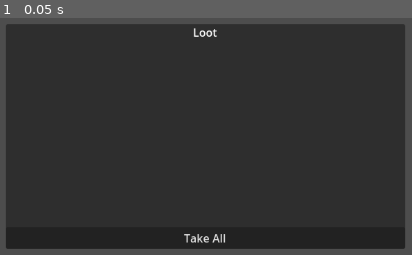
Above: before the commit, frame 1.
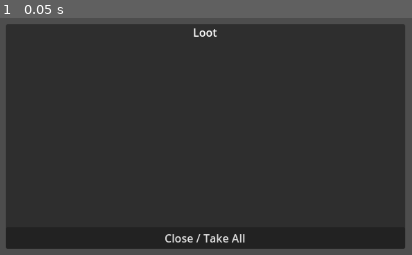
Above: after the commit, the same moment.

Repository: sxfoster/auto-battler
Game: Godot game, scene res://scenes/LootPanel.tscn
The game is run twice, just before and just after one commit, with the same random seed, the same clock (stepped at 60 frames per second) and the same inputs. This scene is started directly instead of the project's main scene.
Inputs:
- Up to frame 1 (0.05 s): no input

The runs differ from the first frame. In frame 1, 0.4% of the frame differs, in the area x 40-60%, y 91-95%.
Error before the commit: Parse Error: Used space character for indentation instead of tab as used before in the file. (res://scripts/ui/LootPanel.gd:102)
Error after the commit: Cannot call method 'get_children' on a null value. (res://scripts/ui/LootPanel.gd:42)

Commit message:
Fix parse errors in GDScripts

Diff:
--- a/auto-battler/scripts/combat/CombatManager.gd
+++ b/auto-battler/scripts/combat/CombatManager.gd
@@ -35,8 +35,9 @@
         source_data = data_resource
         is_player_side = is_player
         # Ensure assigned_cards is always an array, even if empty
-        assigned_cards = data_resource.get("assigned_cards" if is_player else "abilities", [])
-        current_hp = data_resource.get("base_hp", 10) # Default to 10 HP if not specified
+        var card_key = is_player ? "assigned_cards" : "abilities"
+        assigned_cards = data_resource.get(card_key) ?? []
+        current_hp = data_resource.get("base_hp") ?? 10 # Default to 10 HP if not specified
         # Note: Initial fatigue, hunger, thirst from source_data are not directly used by Combatant during combat itself.
         # They are more relevant for the PostBattleManager or overall GameManager.
 
@@ -48,7 +49,8 @@
         return card
 
     func get_name() -> String:
-        return source_data.get("character_name" if is_player_side else "enemy_name", "Unknown Combatant")
+        var name_key = is_player_side ? "character_name" : "enemy_name"
+        return source_data.get(name_key) ?? "Unknown Combatant"
 
 func _ready() -> void:
     # Potential future use: Connect to UI signals if a combat UI scene is directly managed here.
@@ -139,7 +141,9 @@
 
     # Sort by speed (higher speed goes first)
     # Assumes combatants have a 'speed_modifier' or similar attribute in their source_data
-    turn_order.sort_custom(func(a, b): return a.source_data.get("speed_modifier", 0) > b.source_data.get("speed_modifier", 0))
+    turn_order.sort_custom(func(a, b):
+        return (a.source_data.get("speed_modifier") ?? 0) > (b.source_data.get("speed_modifier") ?? 0)
+    )
 
     var turn_order_names = []
     for c in turn_order: turn_order_names.append(c.get_name())
@@ -177,7 +181,8 @@
         potential_targets = _get_living_combatants(party_members)
 
     if potential_targets.is_empty():
-        _log(actor.get_name() + " has no valid targets for " + card_to_play.get("card_name", "Unknown Card"))
+        var card_name = card_to_play.get("card_name") ?? "Unknown Card"
+        _log(actor.get_name() + " has no valid targets for " + card_name)
         return
 
     # Select actual target(s) based on card properties and AI/rules
@@ -191,14 +196,15 @@
     for t in actual_targets:
         target_names.append(t.get_name())
 
+    var play_name = card_to_play.get("card_name") ?? "a card"
     _log("%s uses %s on %s" % [
         actor.get_name(),
-        card_to_play.get("card_name", "a card"),
+        play_name,
         ", ".join(target_names)
     ])
     # Detailed card effect resolution here (damage, healing, status application)
     # Example: Apply damage from card
-    var damage = card_to_play.get("damage_amount", actor.source_data.get("base_attack", 1))
+    var damage = card_to_play.get("damage_amount") ?? (actor.source_data.get("base_attack") ?? 1)
     if damage > 0:
         for target_combatant in actual_targets:
             target_combatant.current_hp -= damage
@@ -256,7 +262,7 @@
     var final_state_array: Array[Dictionary] = []
     for member_combatant in party_members:
         var state = {
-            "source_data_id": member_combatant.source_data.get("id", "unknown_id"), # Assuming source_data has an ID
+            "source_data_id": member_combatant.source_data.get("id") ?? "unknown_id", # Assuming source_data has an ID
             "current_hp": member_combatant.current_hp,
             "statuses": member_combatant.statuses.duplicate(true) # Deep copy statuses
             # Add other relevant data like remaining card uses, etc., if needed by PostBattleManager
@@ -276,7 +282,7 @@
             if enemy_combatant.source_data.has("loot_table"):
                 for item_resource in enemy_combatant.source_data.loot_table:
                     loot_gained.append(item_resource) # Assuming items are resources
-            xp_gained += enemy_combatant.source_data.get("xp_value", 10) # Default 10 XP
+            xp_gained += enemy_combatant.source_data.get("xp_value") ?? 10 # Default 10 XP
     _log("Loot gained: %s, XP gained: %d" % [str(loot_gained.size()) + " items" if not loot_gained.is_empty() else "None", xp_gained])
 
 
@@ -315,9 +321,9 @@
 func _apply_survival_penalties() -> void:
     for member in party_members:
         if member.source_data:
-            member.source_data.fatigue = member.source_data.get("fatigue", 0) + 1
-            member.source_data.hunger = member.source_data.get("hunger", 0) + 1
-            member.source_data.thirst = member.source_data.get("thirst", 0) + 1
+            member.source_data.fatigue = (member.source_data.get("fatigue") ?? 0) + 1
+            member.source_data.hunger = (member.source_data.get("hunger") ?? 0) + 1
+            member.source_data.thirst = (member.source_data.get("thirst") ?? 0) + 1
 
 
 # --- Functions to be removed or refactored from original ---
--- a/auto-battler/scripts/skeletons/CombatManager.gd
+++ b/auto-battler/scripts/skeletons/CombatManager.gd
@@ -1,7 +1,7 @@
 # CombatManager.gd
 # Skeleton for automated combat resolution.
 
-class_name CombatManager
+class_name CombatManagerSkeleton
 extends Node
 
 ## Signals emitted when combat ends.
--- a/auto-battler/scripts/skeletons/DungeonMapManager.gd
+++ b/auto-battler/scripts/skeletons/DungeonMapManager.gd
@@ -1,7 +1,7 @@
 # DungeonMapManager.gd
 # Skeleton for navigating the procedural dungeon map.
 
-class_name DungeonMapManager
+class_name DungeonMapManagerSkeleton
 extends Control
 
 ## Transition signals for GameManager.
--- a/auto-battler/scripts/skeletons/GameManager.gd
+++ b/auto-battler/scripts/skeletons/GameManager.gd
@@ -1,7 +1,7 @@
 # GameManager.gd
 # Skeleton orchestrating the overall game flow and scene transitions.
 
-class_name GameManager
+class_name GameManagerSkeleton
 extends Node
 
 ## Signal emitted whenever the high level phase changes.
--- a/auto-battler/scripts/skeletons/PreparationManager.gd
+++ b/auto-battler/scripts/skeletons/PreparationManager.gd
@@ -1,7 +1,7 @@
 # PreparationManager.gd
 # Skeleton for the preparation phase where the party is configured before entering the dungeon.
 
-class_name PreparationManager
+class_name PreparationManagerSkeleton
 extends Node
 
 ## Emitted when the player finishes preparations.
--- a/auto-battler/scripts/skeletons/RestManager.gd
+++ b/auto-battler/scripts/skeletons/RestManager.gd
@@ -1,7 +1,7 @@
 # RestManager.gd
 # Skeleton for handling the rest phase between encounters.
 
-class_name RestManager
+class_name RestManagerSkeleton
 extends Node
 
 ## Signals for scene transitions.
--- a/auto-battler/scripts/ui/LootPanel.gd
+++ b/auto-battler/scripts/ui/LootPanel.gd
@@ -100,8 +100,8 @@
 		else:
 			tags_label.text = "" # Hide if no tags, or "No special tags"
 			tags_label.visible = false
-                tags_label.add_theme_font_size_override("font_size", 12)
-		details_vbox.add_child(tags_label)
+			tags_label.add_theme_font_size_override("font_size", 12)
+			details_vbox.add_child(tags_label)
 
 		var add_button = Button.new()
 		add_button.text = "Add" # Shorter text
@@ -148,7 +148,7 @@
 
 # Call this method to show the loot panel with specific items
 func show_loot(items_to_display: Array):
-        set_loot_items(items_to_display)
-        self.visible = true
-        # Optional: Bring to front if it's part of a complex UI
-        # move_to_front()
+	set_loot_items(items_to_display)
+	self.visible = true
+	# Optional: Bring to front if it's part of a complex UI
+	# move_to_front()
